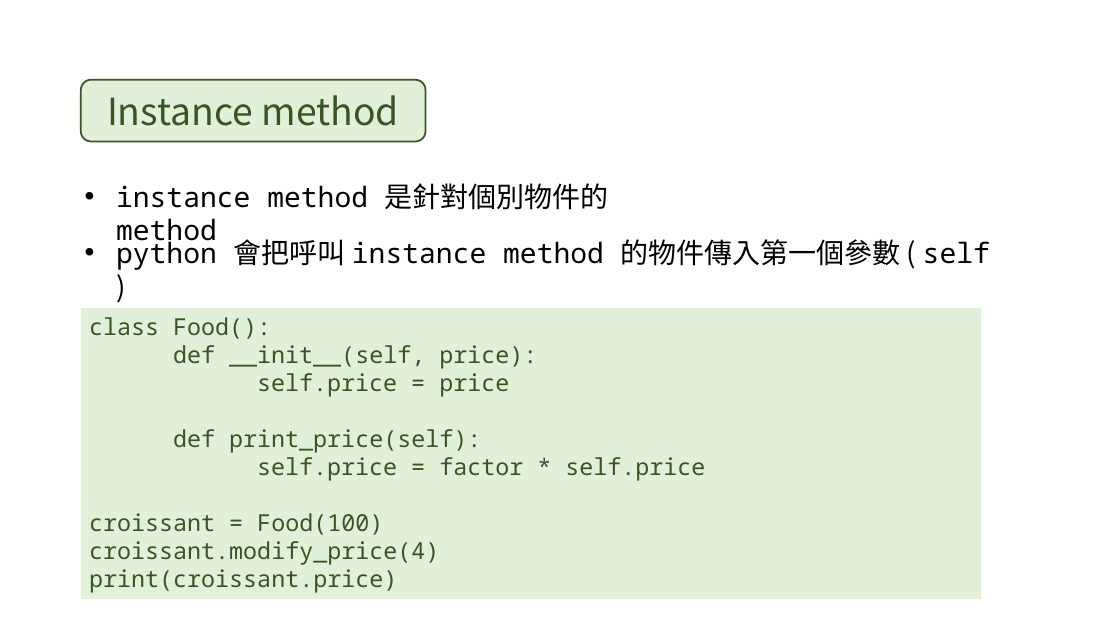
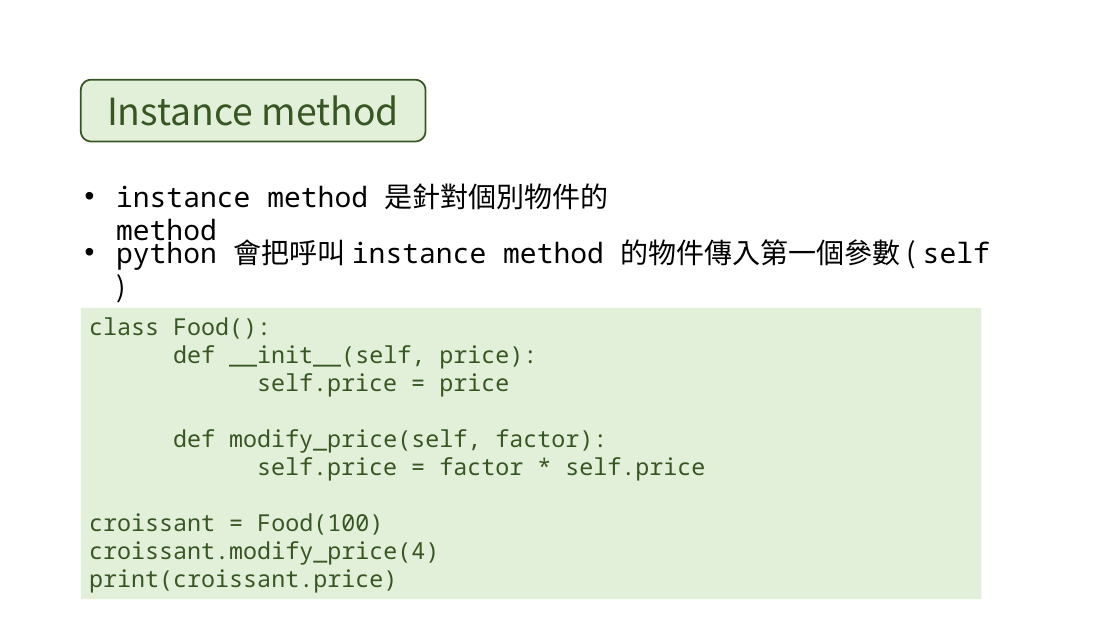
Before and after one commit to EnzoHuang0807/Sprout, a slide deck: slide 20 of slides/class.pptx. Drawn at 1120x630 pixels with LibreOffice and Linux fonts; fonts in the diff are those of the drawing. Boxes give left, top, right and bottom in pixels: in the first picture for what was removed or moved away, otherwise in the second. Text is boxed around its words. In the diff, an @@ line names an element or a change of style, - is before the commit and + after.

```diff
--- a/slides/class.pptx
+++ b/slides/class.pptx
@@ text in rectangle at <box>173,429,607,453</box>: text changed @@
-def print_price(self):
+def modify_price(self, factor):
```
Also in this commit, not shown: 1 other slide changed, 2 other files.
